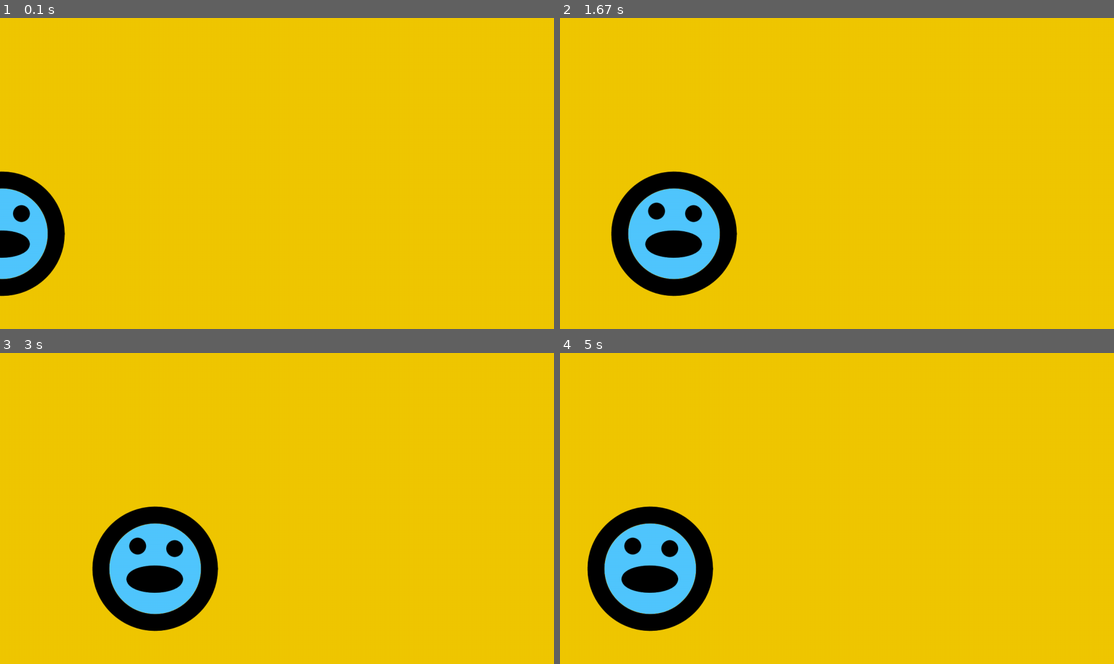
Above: before the commit, frames 1-4 (two rows, left to right).
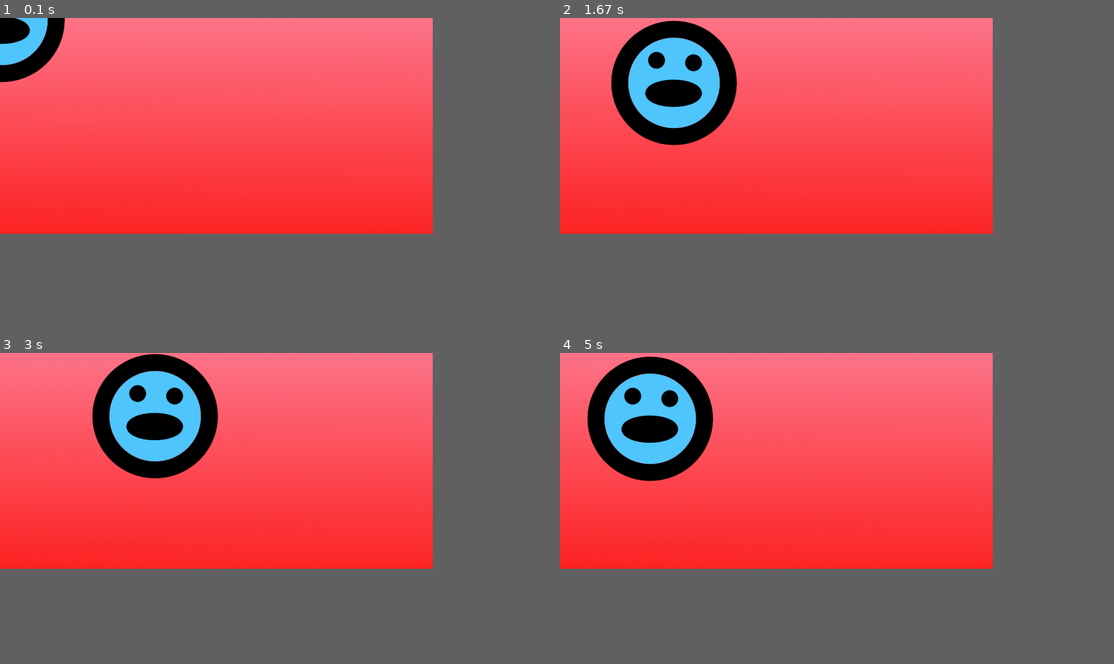
Above: after the commit, the same moments.

Repository: kaitabuchi314/Pygame-2d-Template
Game: pygame game, started from app.py
Same seed, same stepped clock (60 frames per second), same inputs: the game is played once before the commit and once after it.
Inputs (mouse positions are in pixels of both pictures, inside the frame that each line leads up to):
- Up to frame 1 (0.1 s): no input
- Up to frame 2 (1.67 s): click (776, 126) at 0.38 s; click (820, 173) at 0.78 s; click (936, 201) at 1.2 s; move the mouse to (676, 83) at 1.5 s
- Up to frame 3 (3 s): click (116, 418) at 1.7 s; click (216, 486) at 2.27 s; move the mouse to (155, 415) at 2.63 s; click (155, 415) at 2.9 s
- Up to frame 4 (5 s): move the mouse to (925, 517) at 3.3 s; click (925, 517) at 3.6 s; move the mouse to (637, 483) at 4.03 s; click (637, 483) at 4.37 s; move the mouse to (648, 418) at 4.83 s
In our replay, the window is 900x506 before the commit and 703x351 after it. These sizes can differ from the game's own. Grey fills any space a smaller window leaves; there, only what the larger window draws over its background counts as a difference.

The runs differ from the first frame. In frame 1, 56% of the frame differs, in the area x 0-79%, y 0-90%; in frame 2, 58%; in frame 3, 58%; in frame 4, 58%.

Commit message:
Add sprite bg and more

Diff:
--- a/app.py
+++ b/app.py
@@ -2,7 +2,7 @@
 from pygame.locals import *
 
 
-#dolor defenitions
+#color defenitions
 BLACK = (0, 0, 0)
 GRAY = (127, 127, 127)
 WHITE = (255, 255, 255)
@@ -20,9 +20,9 @@
 #init window
 pygame.init()
 displayInfo = pygame.display.Info()
-screen = pygame.display.set_mode((displayInfo.current_w, displayInfo.current_h))
-background = LIGHT_ORANGE
-
+screen = pygame.display.set_mode((1000, 500))
+background = pygame.image.load("bg.png").convert_alpha(screen)
+pygame.mouse.set_visible(False)
 
 #init game
 running = True
@@ -35,7 +35,8 @@
 	screen.blit(sprite, position)
 
 def draw_bg():
-	screen.fill(background)
+	screen.blit(background, (0,0))
+	#screen.fill(background)
 
 #Game Loop
 while running:
@@ -50,7 +51,7 @@
 		#game logic
 
 		mouse_pos = pygame.mouse.get_pos()
-		player_pos = (mouse_pos[0], 500)
+		player_pos = mouse_pos
 		player_pos = (player_pos[0] - (player_image.get_width() / 2), player_pos[1] - (player_image.get_height() / 2))
 
 		#draw sprites
Binary file changed: bg.png
Not shown, added: bg.png~
